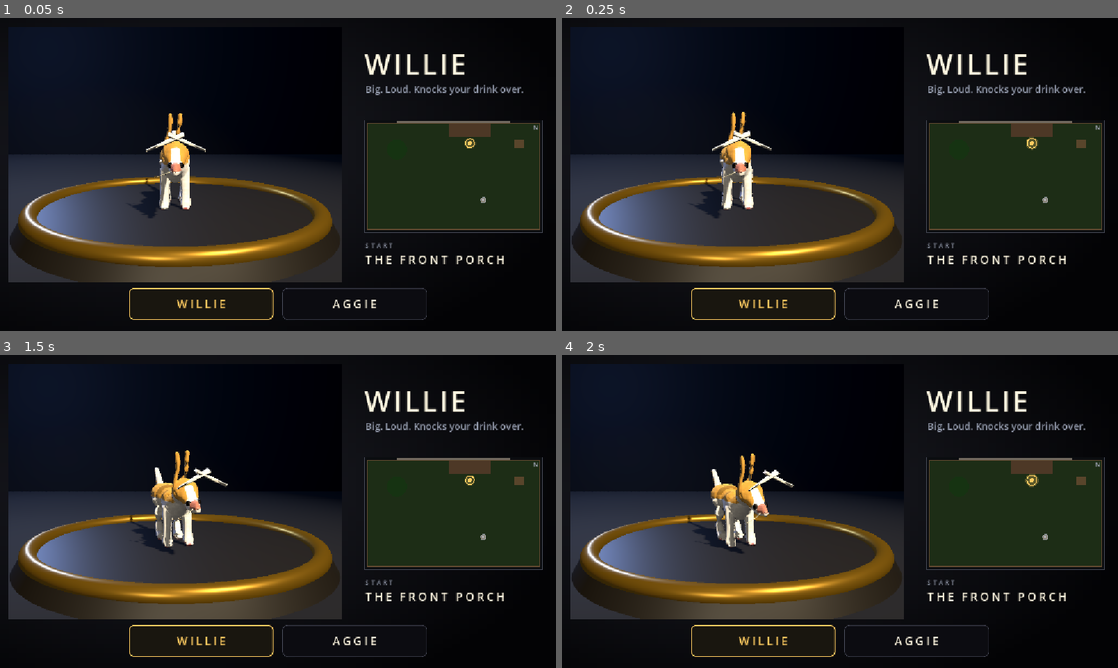
Above: before the commit, frames 1-4 (two rows, left to right).
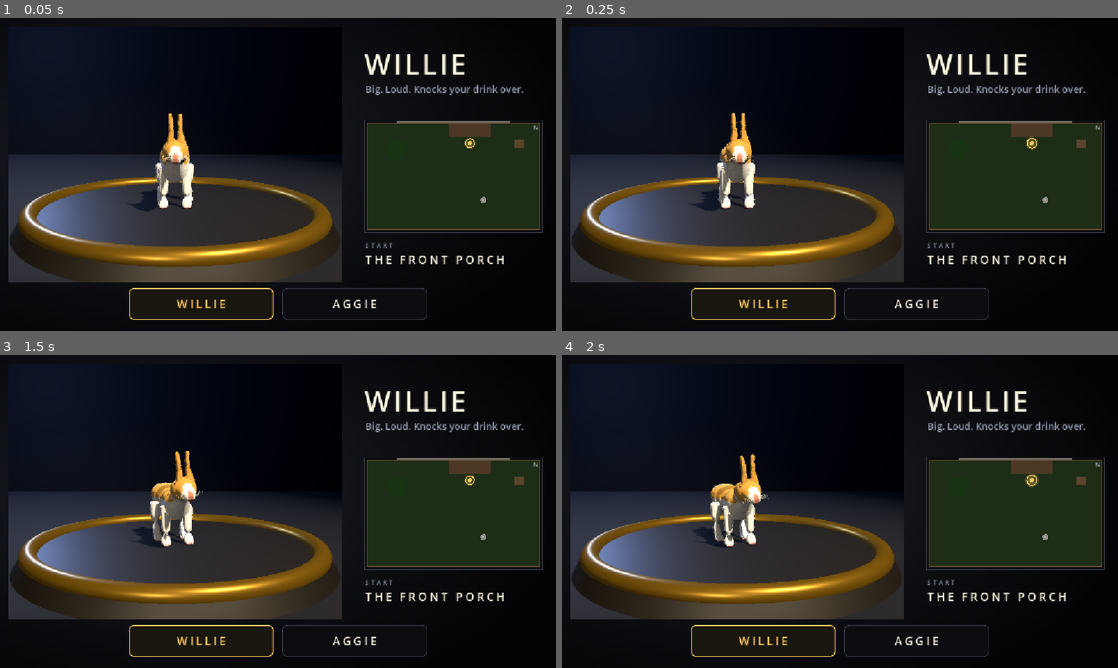
Above: after the commit, the same moments.

Repository: danfour649/puppies-vs-kittens
Game: Godot game, scene res://main.tscn
Two runs of this game, one before a commit and one after it. Both use one fixed random seed, a clock stepped at 60 frames per second and the inputs below.
Inputs:
- Up to frame 1 (0.05 s): no input
- Up to frame 2 (0.25 s): no input
- Up to frame 3 (1.5 s): click "RESTART" at 0.5 s; click "RESTART" at 1.25 s
- Up to frame 4 (2 s): no input

The runs differ from the first frame. In frame 1, 1.0% of the frame differs, in the area x 23-37%, y 30-64%; in frame 2, 1.0%; in frame 3, 1.3%; in frame 4, 1.3%, in the area x 22-42%, y 31-64%.

Commit message:
Remove the crossed whisker bars and shorten Willie's face, hocks, and tail.
Eleven whiskers kept the default node name, so the old cylinders stayed on the head and crossed above the back. Each strand is named, seated on the muzzle, and any leftover cylinder is removed. The muzzle, sockets, hind legs, and tail are rebuilt shorter. play_meow still drives the jaw clip.

Co-authored-by: Daniel Anthony Fitzgerald <danfour@gmail.com>

Diff:
--- a/godot3d/cat_kit/cat_sculpt.gd
+++ b/godot3d/cat_kit/cat_sculpt.gd
@@ -20,6 +20,7 @@
 var _blends: Dictionary = {}
 var _head_idx := -1
 var _nose := Vector3.ZERO
+var _head_origin := Vector3.ZERO
 var _away := Vector3(0, 0, -1)
 var _right := Vector3.RIGHT
 var _up := Vector3.UP
@@ -275,6 +276,7 @@
 		return
 	var to_skel := skeleton.global_transform.affine_inverse() * body.global_transform
 	var head_o: Vector3 = skeleton.get_bone_global_rest(_head_idx).origin
+	_head_origin = head_o
 	var tail_i := skeleton.find_bone("tail04")
 	var tail_o := skeleton.get_bone_global_rest(tail_i).origin if tail_i >= 0 else head_o + Vector3(0, 0, 1)
 	_away = (head_o - tail_o)
@@ -364,13 +366,16 @@
 			continue
 		mi.get_parent().remove_child(mi)
 		att.add_child(mi)
-		var target := _nose - _away * 0.105 + _up * 0.02 + _right * side * 0.05
-		var center := _nearest(target)
+		# Halfway from the skull to the nose, then sunk into the socket
+		# so the sphere is not perched on the surface.
+		var radius := 0.016
+		var target := _head_origin.lerp(_nose, 0.58) + _up * 0.02 + _right * side * 0.05
+		var center := _nearest(target) - _hit_normal * (0.01 + radius * 0.62)
 		var outward := _hit_normal
 		if outward.dot(_away) < 0.2:
-			outward = (_away + _right * side * 0.25 + _up * 0.12).normalized()
+			outward = (_away + _right * side * 0.35 + _up * 0.15).normalized()
 		mi.transform = Transform3D(_bone_basis(_basis_facing(outward)).orthonormalized(), _bone_point(center))
-		mi.scale = Vector3(0.052, 0.048, 0.04)
+		mi.scale = Vector3(radius * 2.1, radius * 1.9, radius * 1.25)
 		mi.visible = true
 		side = 1.0
 
@@ -393,9 +398,11 @@
 	nose.material_override = mat
 	nose.cast_shadow = GeometryInstance3D.SHADOW_CASTING_SETTING_OFF
 	att.add_child(nose)
-	var tip := _nose + _away * 0.012 + _up * -0.006
-	nose.position = _bone_point(tip)
-	nose.scale = Vector3(0.032, 0.022, 0.026)
+	# Wide and shallow, sitting on the muzzle rather than stuck out past it.
+	var outward := _away
+	var tip := _nose - _away * 0.008 + _up * -0.006
+	nose.transform = Transform3D(_bone_basis(_basis_facing(outward)).orthonormalized(), _bone_point(tip))
+	nose.scale = Vector3(0.022, 0.013, 0.009)
 
 
 func apply_state(cat: Node, delta: float) -> void:
@@ -434,9 +441,10 @@
 	for child in head.get_children():
 		if str(child.name).begins_with("Whisker"):
 			found.append(child as MeshInstance3D)
+	var mesh := _whisker_mesh()
 	if found.is_empty():
-		return
-	var mesh := _whisker_mesh()
+		_drop_head_cylinders(head)
+		return
 	var mat := StandardMaterial3D.new()
 	mat.albedo_color = Color(0.78, 0.74, 0.66)
 	mat.roughness = 0.55
@@ -450,15 +458,34 @@
 		var side := -1.0 if i < per_side else 1.0
 		var k := i % per_side
 		var t := float(k) / float(maxi(per_side - 1, 1))
-		var fan := lerpf(-0.28, 0.34, t)
-		var dir := (_right * side * 0.9 + _away * 0.32 + _up * fan).normalized()
-		var root := _nose - _away * 0.04 + _right * side * 0.028 + _up * lerpf(-0.016, 0.02, t)
+		var fan := lerpf(-0.16, 0.14, t)
+		var dir := (_right * side + _away * 0.18 + _up * fan).normalized()
+		var root := _nose - _away * 0.02 + _right * side * 0.02 + _up * lerpf(-0.012, 0.008, t)
 		var local_root := _bone_point(root)
 		var local_dir := (_bone_point(root + dir) - local_root).normalized()
 		mi.mesh = mesh
 		mi.material_override = mat
 		mi.cast_shadow = GeometryInstance3D.SHADOW_CASTING_SETTING_OFF
 		mi.transform = Transform3D(_basis_from_x(local_dir), local_root)
+	_drop_head_cylinders(head)
+
+
+func _drop_head_cylinders(head: Node) -> void:
+	# Anything still parented to the ellipsoid head is the legacy bar.
+	# The sculpted whiskers live on HeadSocket.
+	if head == null:
+		return
+	var doomed: Array[MeshInstance3D] = []
+	for child in head.get_children():
+		var mi := child as MeshInstance3D
+		if mi == null:
+			continue
+		if mi.mesh is CylinderMesh or str(mi.name).begins_with("Whisker"):
+			doomed.append(mi)
+	for mi in doomed:
+		mi.visible = false
+		head.remove_child(mi)
+		mi.queue_free()
 
 
 func _basis_from_x(dir: Vector3) -> Basis:
@@ -476,8 +503,8 @@
 	# hair, long enough to see at the portrait distance.
 	var rings := 7
 	var segs := 5
-	var length := 0.17
-	var curl := 0.028
+	var length := 0.11
+	var curl := 0.016
 	var positions := PackedVector3Array()
 	var normals := PackedVector3Array()
 	var indices := PackedInt32Array()
@@ -487,7 +514,7 @@
 		var t := float(i) / float(rings - 1)
 		var p := Vector3(t * length, sin(t * PI) * curl - t * t * 0.018, 0.0)
 		centers.append(p)
-		radii.append(lerpf(0.0046, 0.00115, t))
+		radii.append(lerpf(0.0024, 0.00055, t))
 	for i in rings:
 		var tangent: Vector3
 		if i == 0:
--- a/godot3d/tests/test_fidelity.gd
+++ b/godot3d/tests/test_fidelity.gd
@@ -50,6 +50,15 @@
 				on_head = false
 	check(longest > 0.05 and longest < 0.28, "whiskers are short strands (%.3f)" % longest)
 	check(on_head, "whiskers sit on the head rather than the back")
+	var stray := 0
+	for node in cat.find_children("*", "MeshInstance3D", true, false):
+		var bar := node as MeshInstance3D
+		if bar.is_visible_in_tree() and bar.mesh is CylinderMesh and (bar.mesh as CylinderMesh).height > 0.08:
+			stray += 1
+	check(stray == 0, "no long cylinder is left visible (%d)" % stray)
+	cat.play_meow()
+	check(cat.meow_k > 0.9, "play_meow opens the jaw clip (%.2f)" % cat.meow_k)
+	check(sculpt != null and sculpt._blends.has("meow_mix"), "meow jaw clip is wired into the blend tree")
 	check(cat._pupils.size() == 2, "both eyes have a pupil")
 	var corneas := 0
 	for eye in cat._eyes:
--- a/godot3d/visual/cat_fidelity.gd
+++ b/godot3d/visual/cat_fidelity.gd
@@ -192,25 +192,30 @@
 	if head == null:
 		return 0
 	var n := 0
+	# A short stand-in. adopt_whiskers replaces this with a curved
+	# strand and moves it onto the head bone. Sharing the name
+	# "Whisker" made Godot drop the other eleven back to default
+	# names, so those fat cylinders stayed on the head and crossed
+	# above the shoulders.
 	var mesh := CylinderMesh.new()
-	mesh.top_radius = 0.016
-	mesh.bottom_radius = 0.005
-	mesh.height = 0.34
-	mesh.radial_segments = 4
+	mesh.top_radius = 0.004
+	mesh.bottom_radius = 0.0015
+	mesh.height = 0.08
+	mesh.radial_segments = 6
 	var mat := StandardMaterial3D.new()
-	mat.albedo_color = Color(0.92, 0.9, 0.86)
-	mat.roughness = 0.35
+	mat.albedo_color = Color(0.78, 0.74, 0.66)
+	mat.roughness = 0.55
 	for side in [-1.0, 1.0]:
+		var tag := "L" if side < 0.0 else "R"
 		for i in 6:
 			var w := MeshInstance3D.new()
-			w.name = "Whisker"
+			w.name = "Whisker%s%d" % [tag, i]
 			w.mesh = mesh
 			w.material_override = mat
 			w.cast_shadow = GeometryInstance3D.SHADOW_CASTING_SETTING_OFF
-			var along := lerpf(-0.35, 0.42, float(i) / 5.0)
-			w.position = Vector3(side * 0.09, -0.02 + along * 0.02, -0.2)
-			# Cylinder axis is Y. Tip it outward and a little forward (-Z).
-			w.rotation = Vector3(along * 0.55, 0.0, side * 1.15)
+			var along := lerpf(-0.22, 0.18, float(i) / 5.0)
+			w.position = Vector3(side * 0.08, along * 0.02, -0.16)
+			w.rotation = Vector3(along * 0.4, 0.0, side * 1.35)
 			head.add_child(w)
 			n += 1
 	return n
Binary file changed: godot3d/cat_kit/meshes/aggie_albedo.png
Binary file changed: godot3d/cat_kit/meshes/cat.glb
Binary file changed: godot3d/cat_kit/meshes/cat_normal.png
Binary file changed: godot3d/cat_kit/meshes/cat_roughness.png
Binary file changed: godot3d/cat_kit/meshes/willie_albedo.png
Binary file changed: godot3d/screenshots/fidelity/sculpt_face.png
Binary file changed: godot3d/screenshots/fidelity/sculpt_ingame_after.png
Binary file changed: godot3d/screenshots/fidelity/sculpt_select.png
Binary file changed: godot3d/screenshots/fidelity/sculpt_studio_after.png
Not shown, changed: godot3d/tools/build_cat.py
